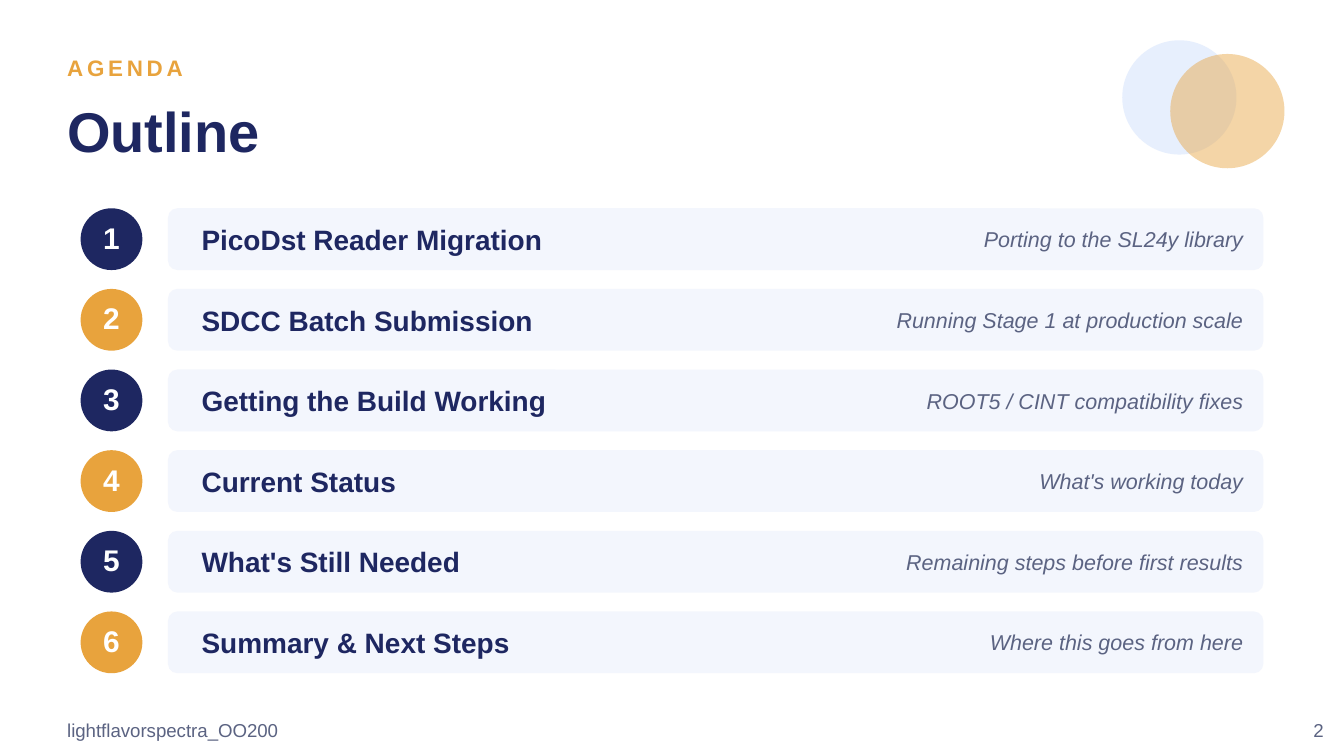
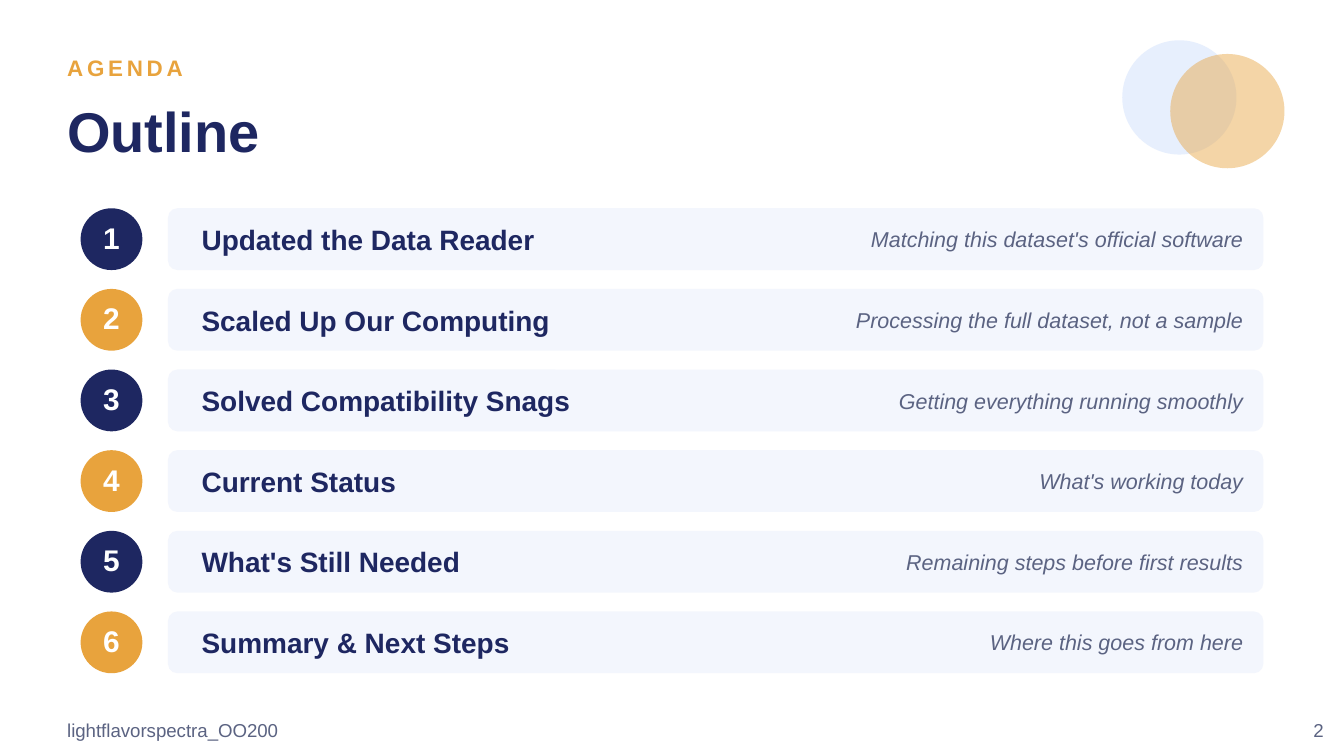
Before and after one commit to liggett2820/lightflavorspectra_OO200, a slide deck: slide 2 of docs/lightflavorspectra_OO200_Status_Update.pptx. Drawn at 1344x756 pixels with LibreOffice and Linux fonts; fonts in the diff are those of the drawing. Boxes give left, top, right and bottom in pixels: in the first picture for what was removed or moved away, otherwise in the second. Text is boxed around its words. In the diff, an @@ line names an element or a change of style, - is before the commit and + after.

```diff
--- a/docs/lightflavorspectra_OO200_Status_Update.pptx
+++ b/docs/lightflavorspectra_OO200_Status_Update.pptx
@@ text at (x1=202, y1=229, x2=534, y2=255): text changed @@
-PicoDst Reader Migration
+Updated the Data Reader
@@ text at (x1=871, y1=231, x2=1243, y2=252): text changed @@
-Porting to the SL24y library
+Matching this dataset's official software
@@ text at (x1=202, y1=310, x2=550, y2=336): text changed @@
-SDCC Batch Submission
+Scaled Up Our Computing
@@ text at (x1=856, y1=312, x2=1243, y2=333): text changed @@
-Running Stage 1 at production scale
+Processing the full dataset, not a sample
@@ text at (x1=202, y1=390, x2=570, y2=416): text changed @@
-Getting the Build Working
+Solved Compatibility Snags
@@ text at (x1=899, y1=393, x2=1243, y2=414): text changed @@
-ROOT5 / CINT compatibility fixes
+Getting everything running smoothly
```
Also in this commit, not shown: 3 other slides changed, 4 slides added.
